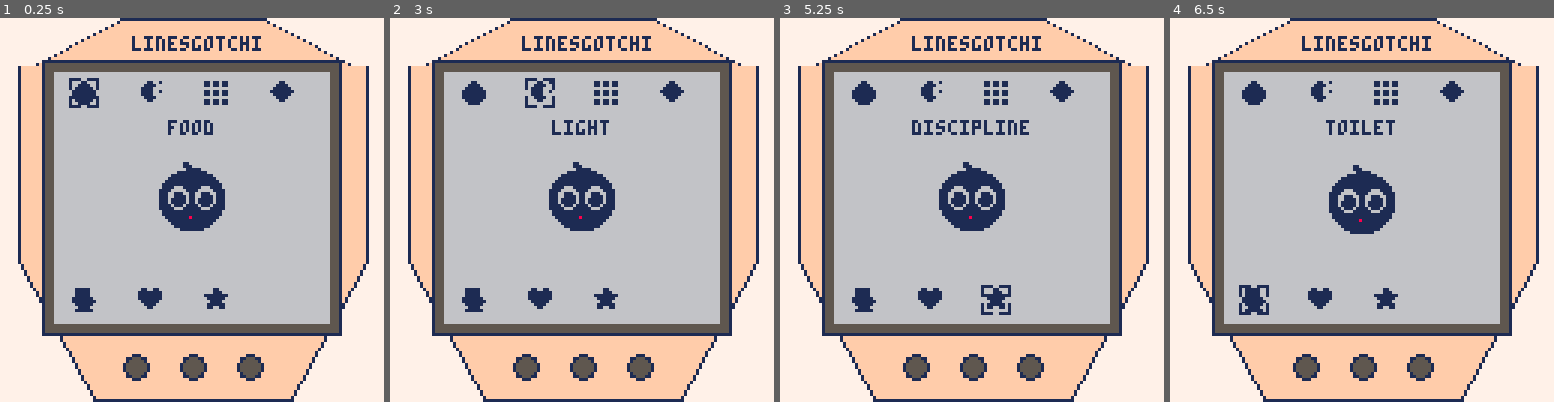
Above: before the commit, frames 1-4 (left to right).
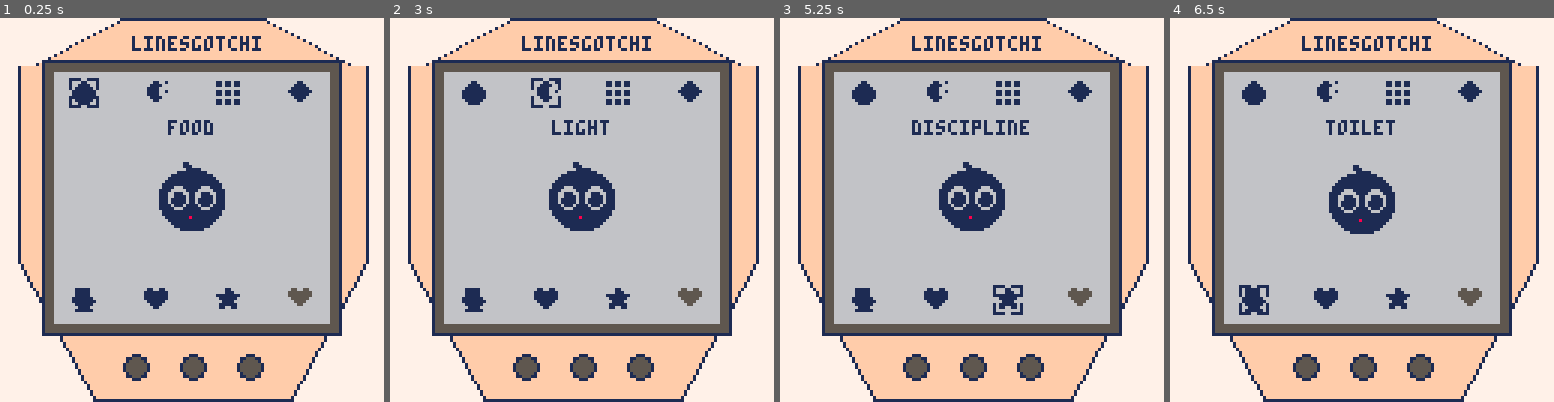
Above: after the commit, the same moments.

Repository: farrukh-mirzazade/LinesGotchi-PICO8
Game: PICO-8 cartridge carts/linesgotchi.p8
Two runs of this game, one before a commit and one after it. Both use one fixed random seed, a clock stepped at 60 frames per second and the inputs below.
Inputs:
- Up to frame 1 (0.25 s): no input
- Up to frame 2 (3 s): tap O (Z key) at 0.33, 0.7, 1.43, 2.22 s; tap X (X key) at 1.07, 2.07, 2.4, 2.73 s; hold Left 1.97-2.37 s; hold Down 2.42-2.82 s; hold Right from 2.87 s (still down)
- Up to frame 3 (5.25 s): tap X (X key) every 0.33 s from 3.07 to 5.07 s; tap O (Z key) at 3.1, 3.98, 4.87 s; release Right at 3.53 s; hold Up 3.58-4.08 s; hold Right 4.13-4.53 s; hold Down 4.58-5.08 s; hold Left from 5.13 s (still down)
- Up to frame 4 (6.5 s): tap X (X key) every 0.33 s from 5.4 to 6.4 s; tap O (Z key) at 5.75 s; release Left at 5.8 s; hold Up 5.85-6.18 s; hold Left from 6.23 s (still down)

The runs differ from the first frame. In frame 1, 1.5% of the frame differs, in the area x 35-82%, y 16-76%; in frame 2, 1.8%, in the area x 35-82%, y 15-76%; in frame 3, 1.7%; in frame 4, 1.5%.

Commit message:
Align all eight Tamagotchi care icons

Diff:
--- a/carts/linesgotchi.p8
+++ b/carts/linesgotchi.p8
@@ -883,9 +883,10 @@
  ui_print(msg,64-#msg*2,94,10)
 end
 
-function mono_icon(sid,x,y,selected)
+function mono_icon(sid,x,y,selected,ink)
  pal()
- for c=1,15 do pal(c,1) end
+ ink=ink or 1
+ for c=1,15 do pal(c,ink) end
  spr(sid,x,y)
  pal()
  if selected then
@@ -1009,15 +1010,18 @@
  rectfill(15,15,112,104,5)
  rect(14,14,113,105,1)
  rectfill(18,18,109,101,6)
- local xs={24,46,68,90}
+ -- Identical four-column grid for both icon rows.
+ local xs={24,48,72,96}
  local top={84,86,65,83}
  local bottom={85,80,82,87}
  for i=1,4 do mono_icon(top[i],xs[i],21,care_mode==0 and menu_i==i) end
  for i=1,4 do
   local selected=care_mode==0 and menu_i==i+4 and i<4
-  if i<4 or attention_needed() and flr(time()*4)%2==0 then
-   mono_icon(bottom[i],xs[i],90,selected)
-  end
+  local ink=1
+  if i==4 then
+   ink=attention_needed() and flr(time()*4)%2==0 and 1 or 5
+  end
+  mono_icon(bottom[i],xs[i],90,selected,ink)
  end
  if care_mode>0 then
   draw_care_view()
Not shown, changed: docs/10_DEVELOPMENT_LOG.md
Not shown, changed: scripts/check_native.py
